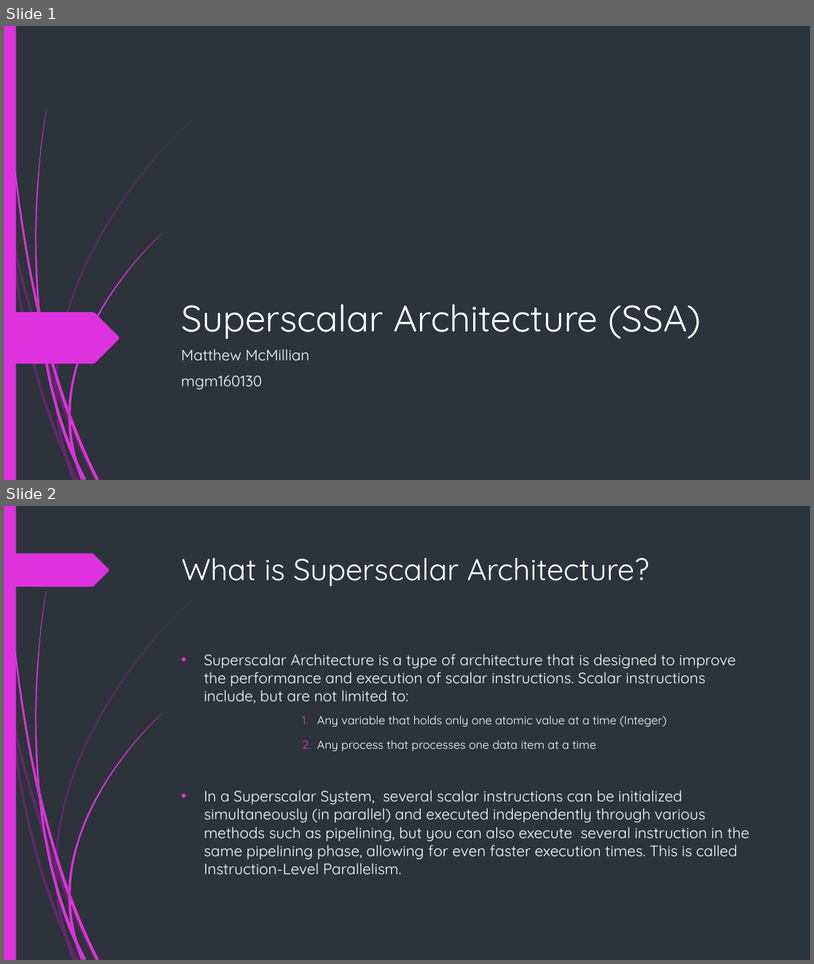
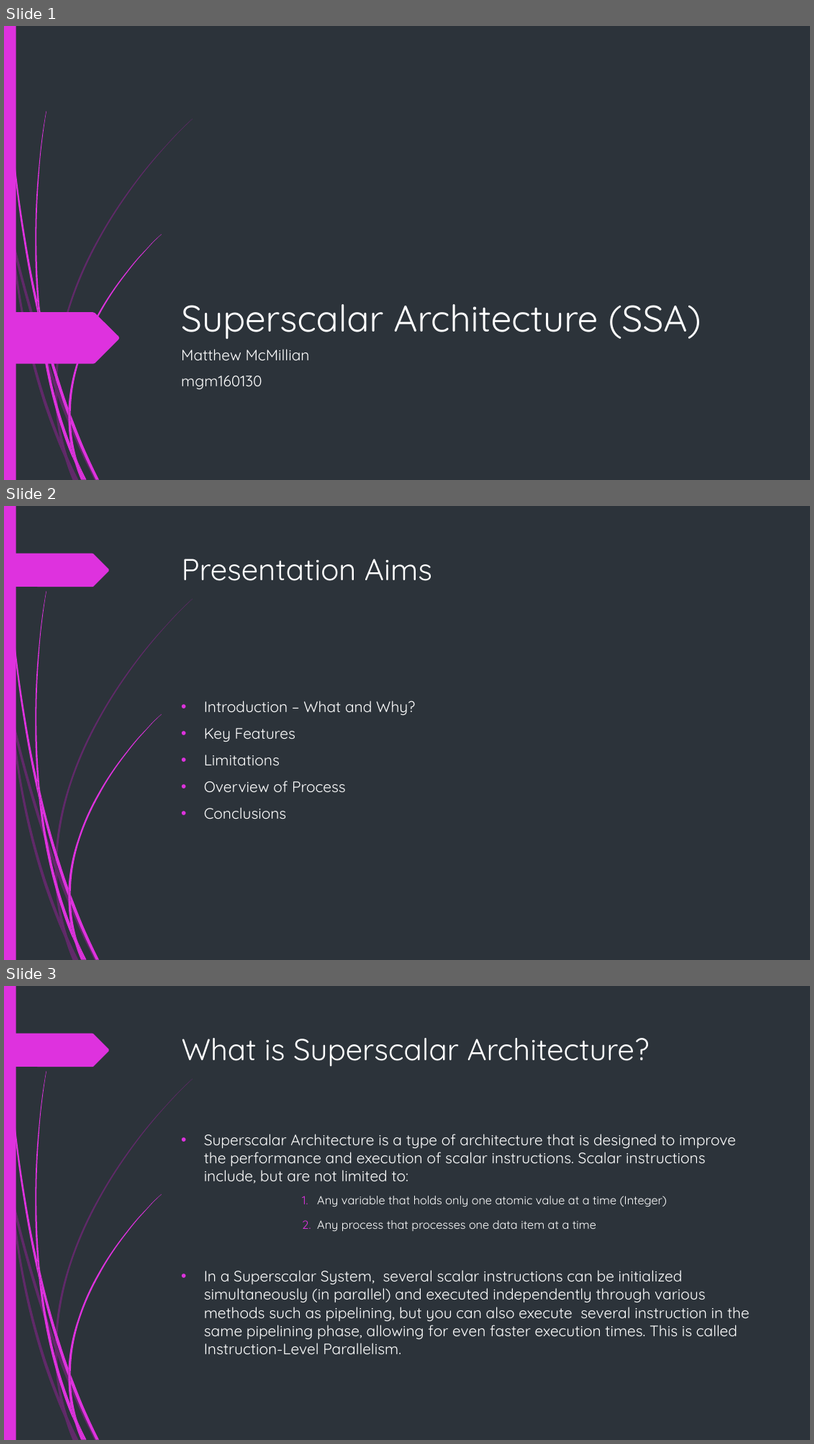
Before and after one commit to BlenderCN-Org/University-Assignments, a slide deck: CS3340 - Computer Architecture/hw5/mgm160130.pptx. Shown one above the other, each under a label of ours: slides 1 and 2 before the commit, slides 1, 2 and 3 after it. The pictures are 814x964 and 814x1444 pixels, drawn with LibreOffice and Linux fonts; fonts in the diff are those of the drawing. Boxes give left, top, right and bottom in pixels: in the first picture for what was removed or moved away, otherwise in the second. Text is boxed around its words. In the diff, an @@ line names an element or a change of style, - is before the commit and + after.

Commit message:
-Updated HW5 ppt

```diff
--- a/CS3340 - Computer Architecture/hw5/mgm160130.pptx
+++ b/CS3340 - Computer Architecture/hw5/mgm160130.pptx
@@ slide 2 added at [4,506,810,960], background #2C333A; not listed: 24 template elements that a slide beside it also shows @@
@@ title added at [182,559,432,581], 36 pt, text #FFFFFF @@
+Presentation Aims
@@ text added at [204,700,415,818], 18 pt, text #FFFFFF @@
+• Introduction – What and Why?
+• Key Features
+• Limitations
+• Overview of Process
+• Conclusions
@@ what was slide 2 is now slide 3 @@
```
